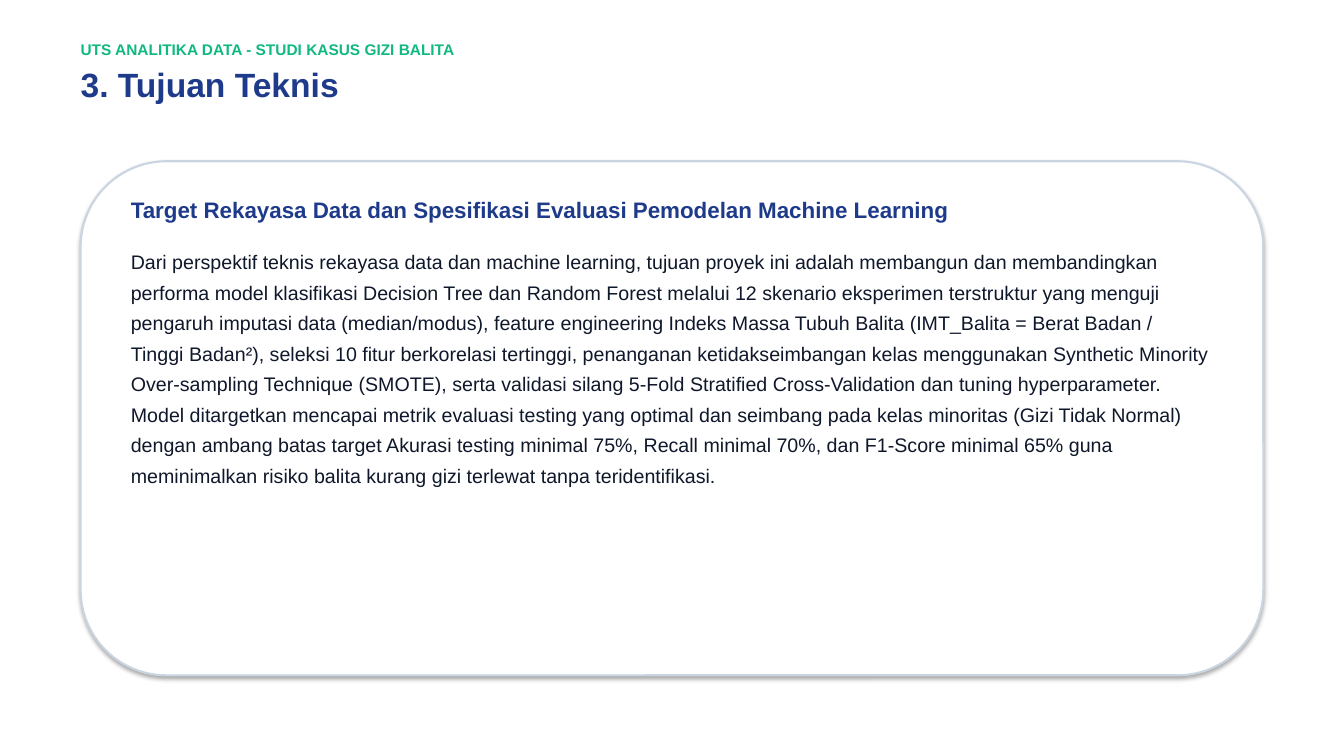
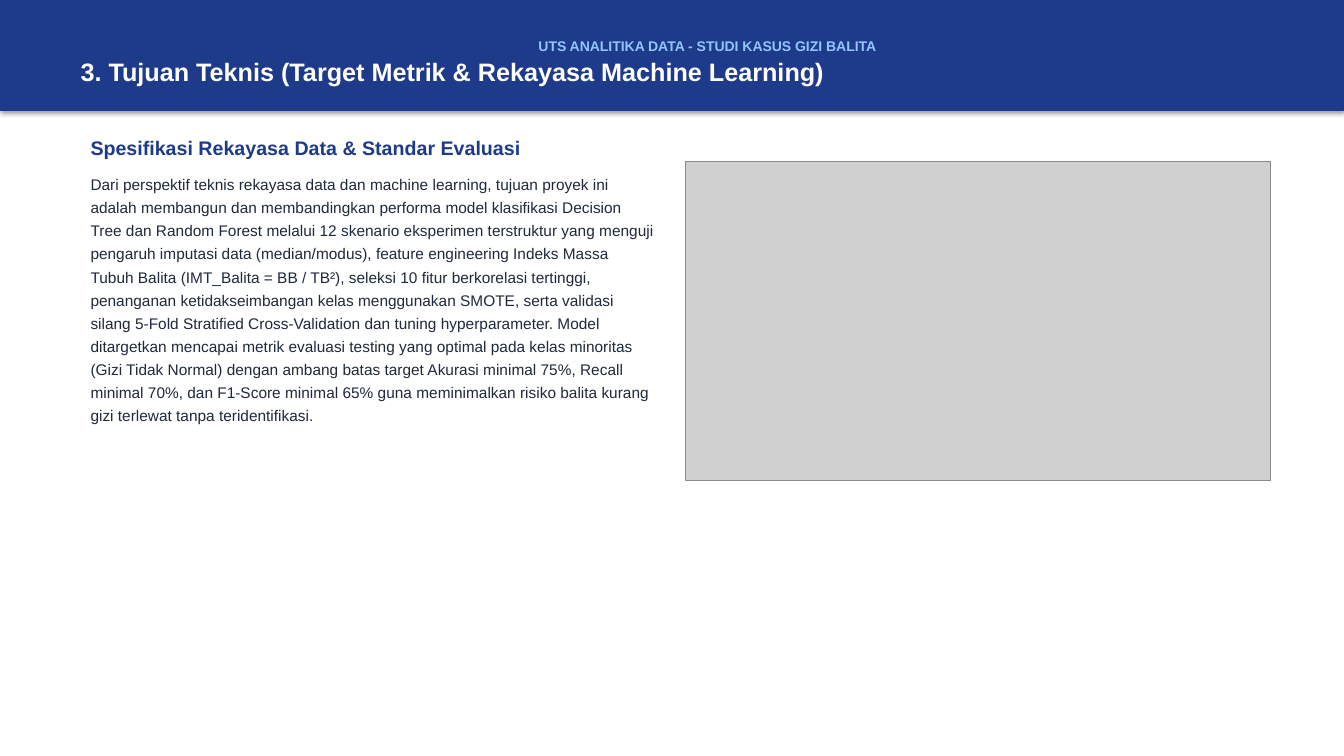
Before and after one commit to Syaahnhl/uts-analitika-data-07003, a slide deck: slide 4 of Presentasi_UTS_AnalitikaData_A12.2023.07003.pptx. Drawn at 1344x756 pixels with LibreOffice and Linux fonts; fonts in the diff are those of the drawing; grey boxes stand for pictures. Boxes give left, top, right and bottom in pixels: in the first picture for what was removed or moved away, otherwise in the second. Text is boxed around its words. In the diff, an @@ line names an element or a change of style, - is before the commit and + after.

```diff
--- a/Presentasi_UTS_AnalitikaData_A12.2023.07003.pptx
+++ b/Presentasi_UTS_AnalitikaData_A12.2023.07003.pptx
@@ rectangle "UTS ANALITIKA DATA - STUDI ...": place and size @@
-rectangle "UTS ANALITIKA DATA - STUDI ..." at bbox=[81, 44, 454, 104]
+rectangle "UTS ANALITIKA DATA - STUDI ..." at bbox=[0, 0, 1344, 111]
@@ rectangle "UTS ANALITIKA DATA - STUDI ..." at bbox=[0, 0, 1344, 111]: vertical alignment top to middle; fill none to #1E3A8A; shadow on @@
@@ text in rectangle at bbox=[538, 41, 876, 51]: size 11 to 10 pt, text colour #10B981 to #93C5FD in "UTS ANALITIKA DATA - STUDI KASUS GIZI ..."; alignment left to centre; more space between paragraphs @@
@@ text in rectangle at bbox=[81, 62, 824, 87]: text changed; size 24 to 18 pt; text colour #1E3A8A to #FFFFFF @@
-3. Tujuan Teknis
+3. Tujuan Teknis (Target Metrik & Rekayasa Machine Learning)
@@ text at bbox=[91, 140, 653, 424]: text changed; size 14 to 11 pt; text colour #0F172A to #1E293B @@
-Target Rekayasa Data dan Spesifikasi Evaluasi Pemodelan Machine Learning
-Dari perspektif teknis rekayasa data dan machine learning, tujuan proyek ini adalah membangun dan membandingkan performa model klasifikasi Decision Tree dan Random Forest melalui 12 skenario eksperimen terstruktur yang menguji pengaruh imputasi data (median/modus), feature engineering Indeks Massa Tubuh Balita (IMT_Balita = Berat Badan / Tinggi Badan²), seleksi 10 fitur berkorelasi tertinggi, penanganan ketidakseimbangan kelas menggunakan Synthetic Minority Over-sampling Technique (SMOTE), serta validasi silang 5-Fold Stratified Cross-Validation dan tuning hyperparameter. Model ditargetkan mencapai metrik evaluasi testing yang optimal dan seimbang pada kelas minoritas (Gizi Tidak Normal) dengan ambang batas target Akurasi testing minimal 75%, Recall minimal 70%, dan F1-Score minimal 65% guna meminimalkan risiko balita kurang gizi terlewat tanpa teridentifikasi.
+Spesifikasi Rekayasa Data & Standar Evaluasi
+Dari perspektif teknis rekayasa data dan machine learning, tujuan proyek ini adalah membangun dan membandingkan performa model klasifikasi Decision Tree dan Random Forest melalui 12 skenario eksperimen terstruktur yang menguji pengaruh imputasi data (median/modus), feature engineering Indeks Massa Tubuh Balita (IMT_Balita = BB / TB²), seleksi 10 fitur berkorelasi tertinggi, penanganan ketidakseimbangan kelas menggunakan SMOTE, serta validasi silang 5-Fold Stratified Cross-Validation dan tuning hyperparameter. Model ditargetkan mencapai metrik evaluasi testing yang optimal pada kelas minoritas (Gizi Tidak Normal) dengan ambang batas target Akurasi minimal 75%, Recall minimal 70%, dan F1-Score minimal 65% guna meminimalkan risiko balita kurang gizi terlewat tanpa teridentifikasi.
@@ rounded rectangle removed at bbox=[81, 161, 1263, 676] @@
@@ picture added at bbox=[686, 161, 1270, 480] @@
```
Also in this commit, not shown: 5 other slides changed, 1 slide added, 1 slide removed, 3 other files.
